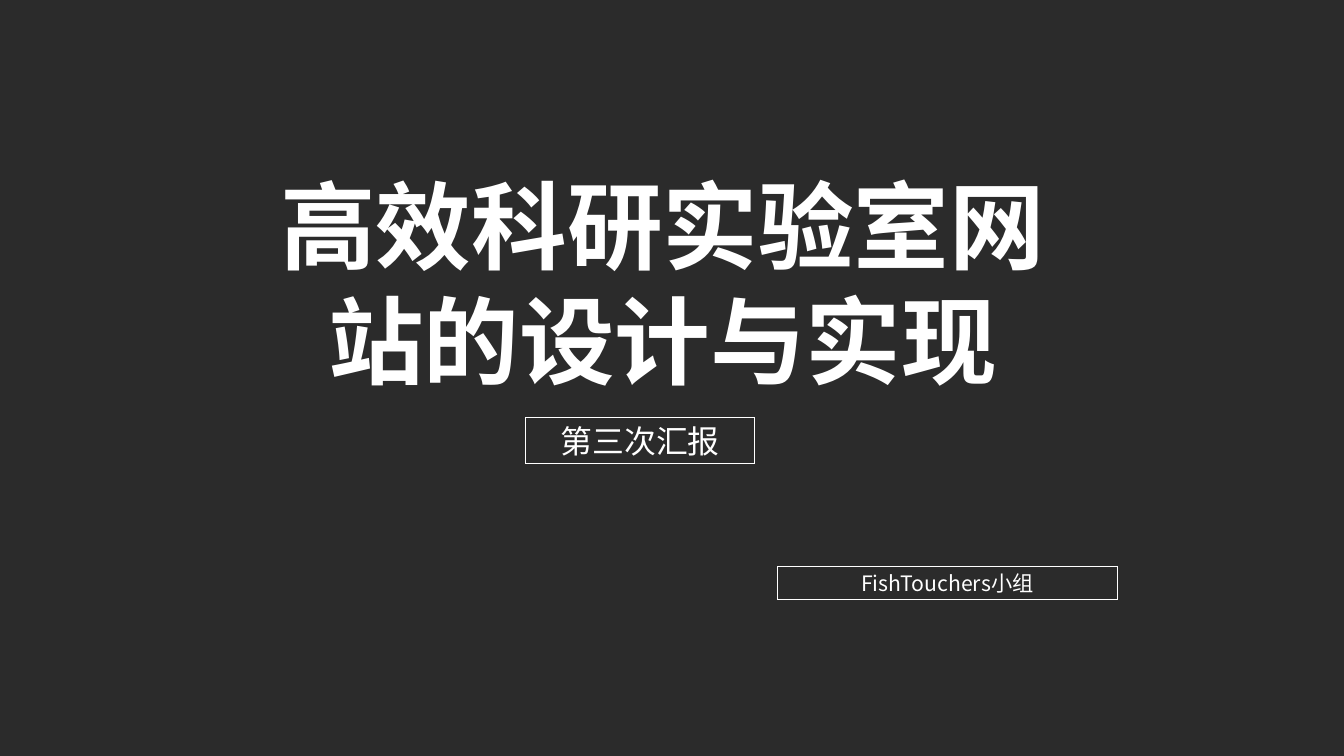
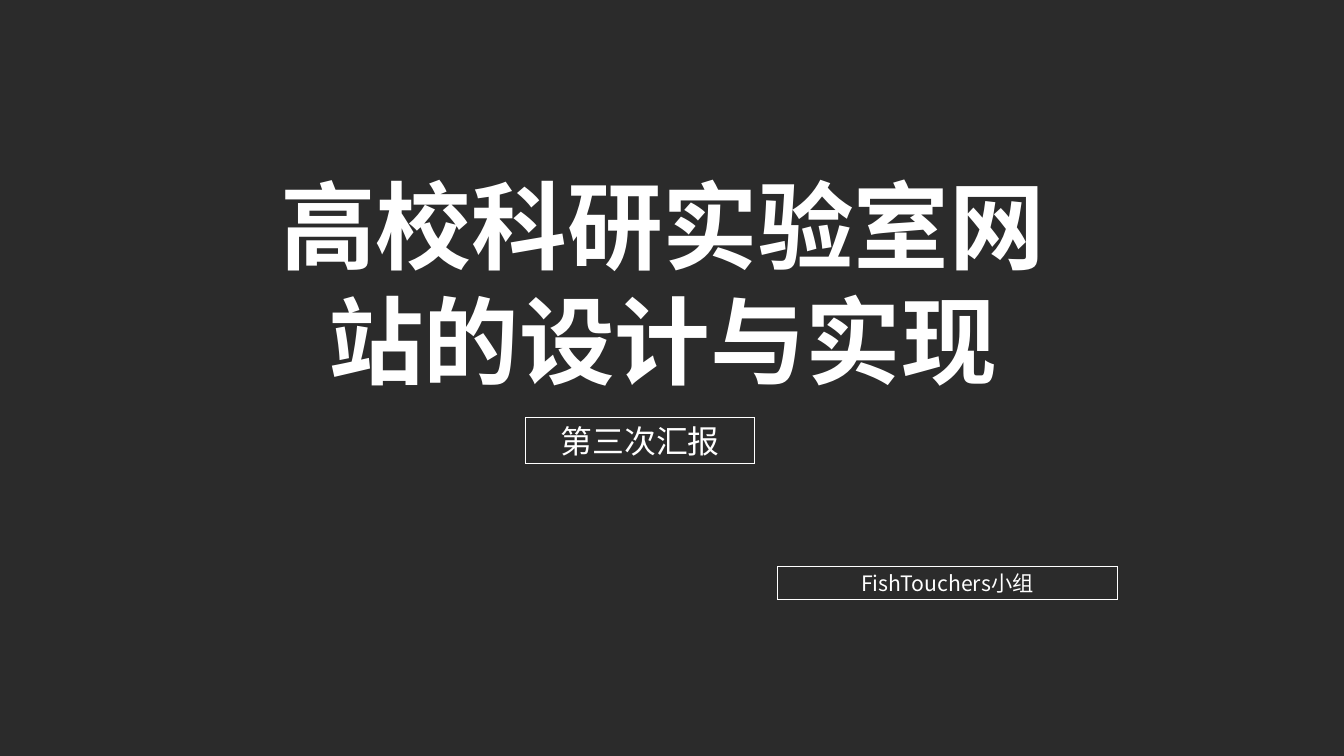
Before and after one commit to BIT-zhangxin/LabWebSystem, a slide deck: slide 1 of document/展示/FishTouchers小组第三次汇报.pptx. Drawn at 1344x756 pixels with LibreOffice and Linux fonts; fonts in the diff are those of the drawing; background and template pictures are left out; a plain dark background stands for a picture behind light text. Boxes give left, top, right and bottom in pixels: in the first picture for what was removed or moved away, otherwise in the second. Text is boxed around its words. In the diff, an @@ line names an element or a change of style, - is before the commit and + after.

```diff
--- a/document/展示/FishTouchers小组第三次汇报.pptx
+++ b/document/展示/FishTouchers小组第三次汇报.pptx
@@ text at (x1=280, y1=179, x2=1045, y2=386): text changed @@
-高效科研实验室网站的设计与实现
+高校科研实验室网站的设计与实现
```
Also in this commit, not shown: 1 other file.
